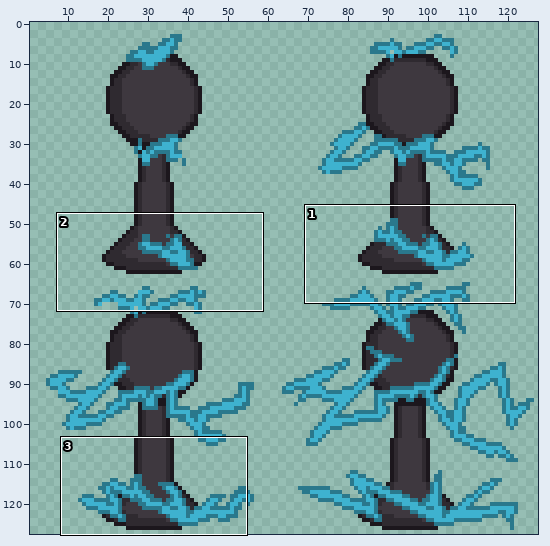
File history of a sprite sheet, assets/images/BootSouceNode.png. Above: a wide view before the commit, with the close-up outlined.
Close-up. As it was:
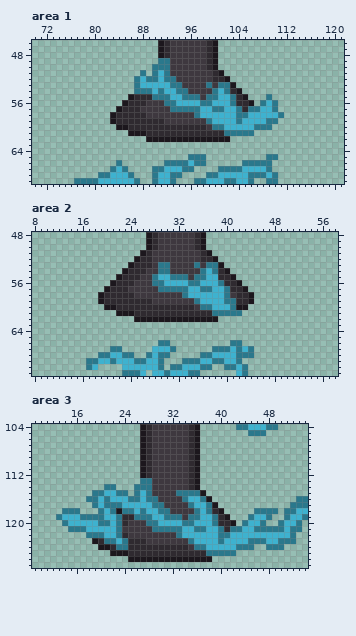
The file is 128x128 pixels. Shown: area 1: x 70..121, y 46..69; area 2: x 8..58, y 48..71; area 3: x 9..54, y 104..127. The wide view leaves out empty margins. The commit also changed other parts of the picture, which this record leaves out.
The same view after the edit:
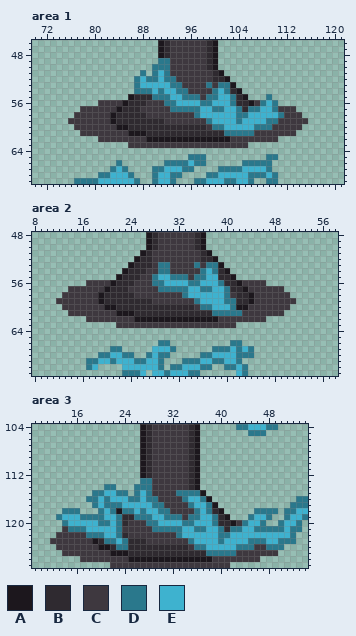
Palette (. is transparent): A #1c171d  B #2f2a30  C #3e383f  D #2a788c  E #3eb2cf
Changes in this commit:
Area 1:
y 56: x 81..84 .... -> CCCC; x 107 . -> C
y 57: x 78..83 ...... -> CCCCCC; x 111..113 ... -> CCC
y 58: x 77..82 ...... -> CCCCCC; x 112..114 ... -> CCC
y 59: x 76..82 ....... -> CCCCCCC; x 111..115 ..... -> CCCCC
y 60: x 77..83 ....... -> CCCCCCC; x 110..114 ..... -> CCCCC
y 61: x 78..85 ........ -> CCCCCCCC; x 107..113 ....... -> CCCCCCC
y 62: x 81..88 ........ -> CCCCCCCC; x 103..110 ........ -> CCCCCCCC
y 63: x 86..105 .................... -> CCCCCCCCCCCCCCCCCCCC
Area 2:
y 56: x 17..20 .... -> CCCC; x 43..46 .... -> CCCC
y 57: x 14..19 ...... -> CCCCCC; x 44..49 ...... -> CCCCCC
y 58: x 13..18 ...... -> CCCCCC; x 45..50 ...... -> CCCCCC
y 59: x 12..18 ....... -> CCCCCCC; x 45..51 ....... -> CCCCCCC
y 60: x 13..19 ....... -> CCCCCCC; x 44..50 ....... -> CCCCCCC
y 61: x 14..21 ........ -> CCCCCCCC; x 43..49 ....... -> CCCCCCC
y 62: x 17..24 ........ -> CCCCCCCC; x 39..46 ........ -> CCCCCCCC
y 63: x 22..41 .................... -> CCCCCCCCCCCCCCCCCCCC
Area 3:
y 120: x 43 . -> C
y 121: x 14 . -> C
y 122: x 13..17 ..... -> CCCCC
y 123: x 12..18 ....... -> CCCCCCC
y 124: x 13..19 ....... -> CCCCCCC; x 46..47 .. -> CC
y 125: x 14..21 ........ -> CCCCCCCC; x 43..49 ....... -> CCCCCCC
y 126: x 17..24 ........ -> CCCCCCCC; x 39..46 ........ -> CCCCCCCC
y 127: x 22..41 .................... -> CCCCCCCCCCCCCCCCCCCC
